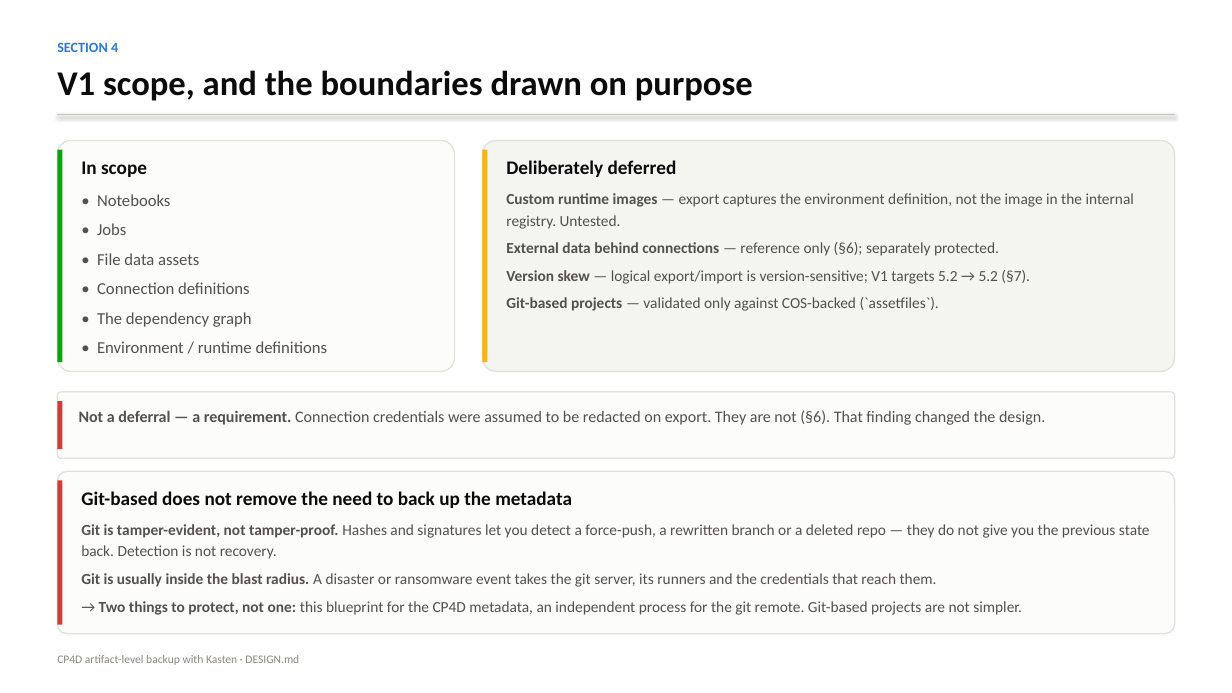
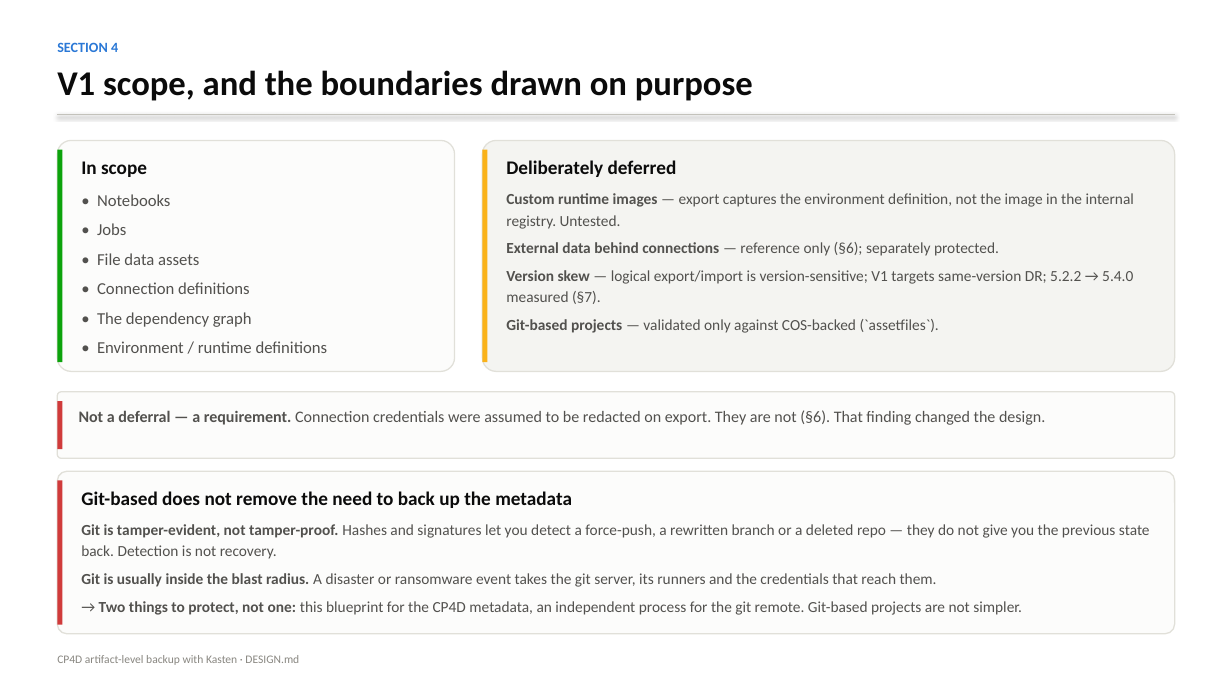
Before and after one commit to kastenhq/blueprint-ai, a slide deck: slide 5 of cp4d-example/DESIGN.pptx. Drawn at 1232x693 pixels with LibreOffice and Linux fonts; fonts in the diff are those of the drawing. Boxes give left, top, right and bottom in pixels: in the first picture for what was removed or moved away, otherwise in the second. Text is boxed around its words. In the diff, an @@ line names an element or a change of style, - is before the commit and + after.

```diff
--- a/cp4d-example/DESIGN.pptx
+++ b/cp4d-example/DESIGN.pptx
@@ text at [506,270,1133,304]: text changed @@
-Version skew — logical export/import is version-sensitive; V1 targets 5.2 → 5.2 (§7).
+Version skew — logical export/import is version-sensitive; V1 targets same-version DR; 5.2.2 → 5.4.0 measured (§7).
```
Also in this commit, not shown: 2 other slides changed, 16 other files.
